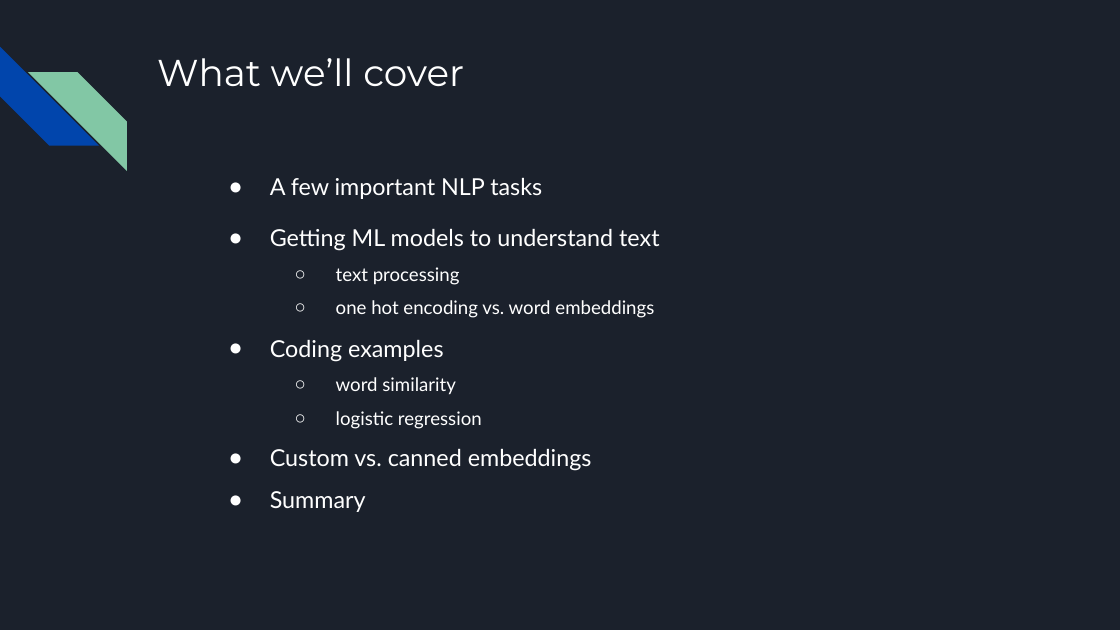
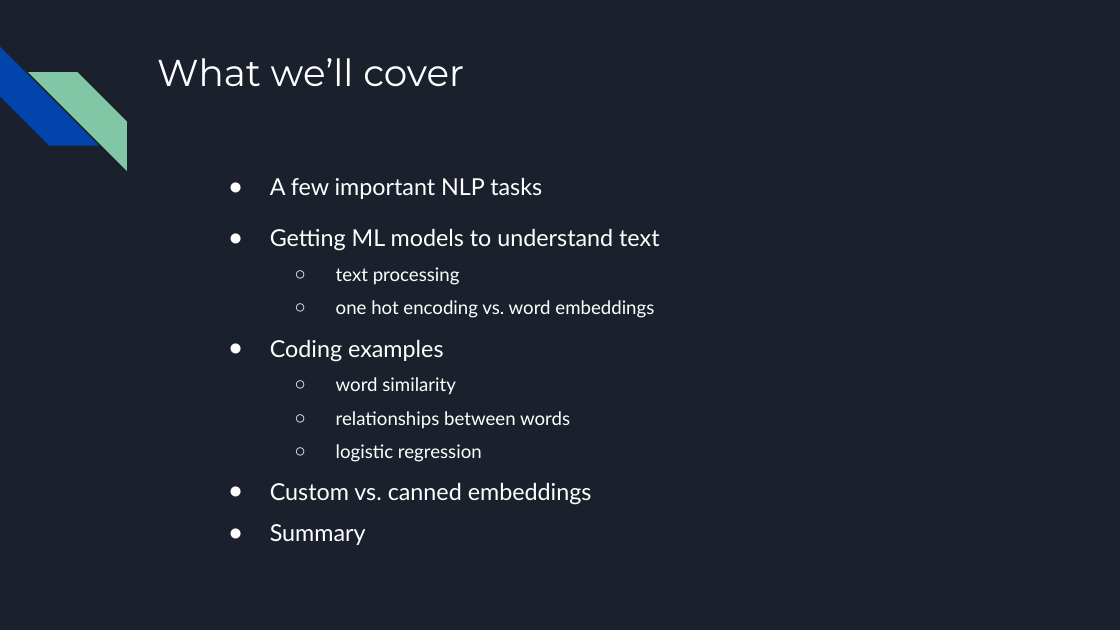
Before and after one commit to MichaelSzczepaniak/WordEmbeddings, a slide deck: slide 3 of word_embeddings_30min.odp. Drawn at 1120x630 pixels with LibreOffice and Linux fonts; fonts in the diff are those of the drawing. Boxes give left, top, right and bottom in pixels: in the first picture for what was removed or moved away, otherwise in the second. Text is boxed around its words. In the diff, an @@ line names an element or a change of style, - is before the commit and + after.

```diff
--- a/word_embeddings_30min.odp
+++ b/word_embeddings_30min.odp
@@ text at (336, 411, 570, 429): paragraph added @@
+  ○ relationships between words
```
Also in this commit, not shown: 4 other slides changed, 1 slide added.
